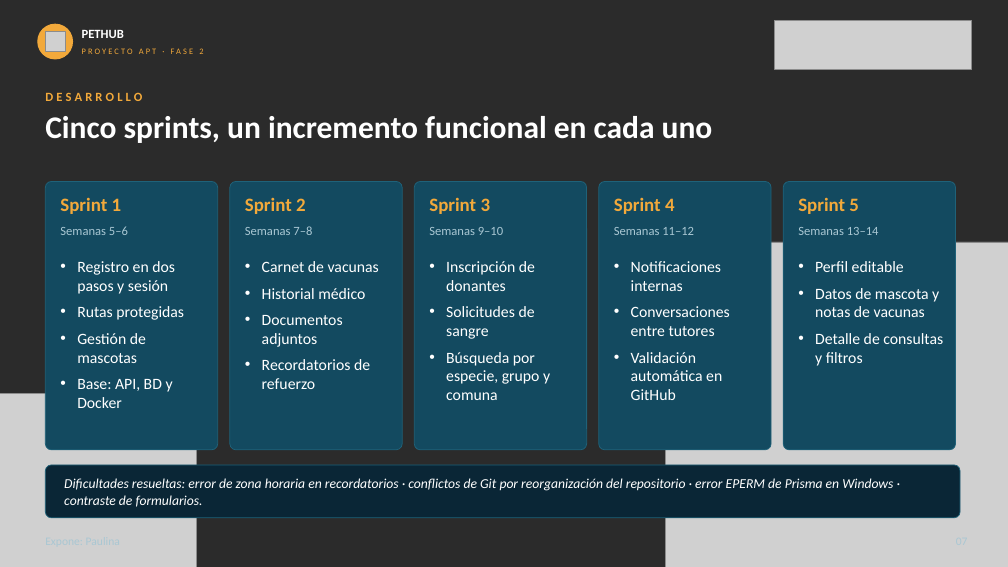
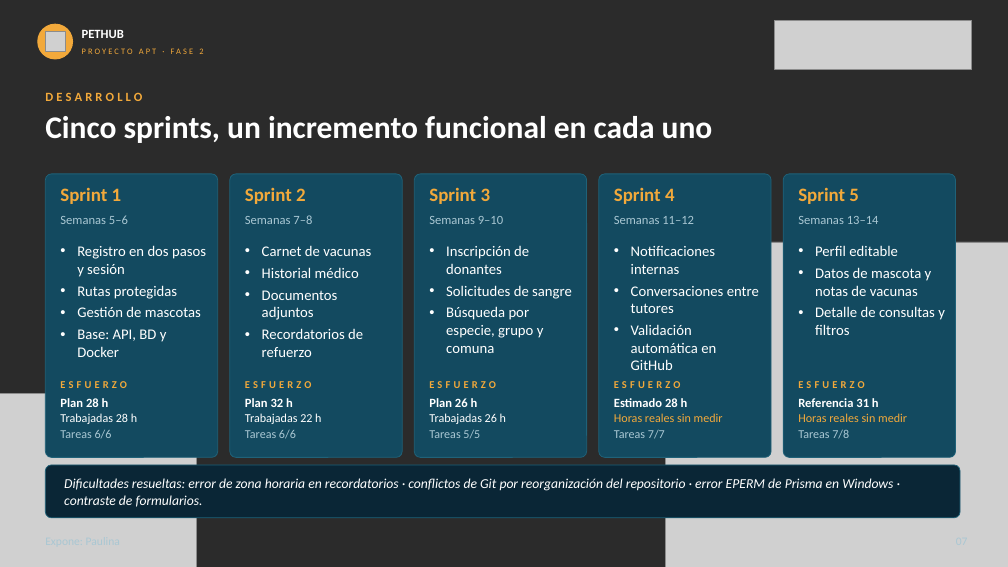
Before and after one commit to Paulinaescuderodiaz/Proyecto-APT, a slide deck: slide 7 of Fase 3/Evidencias Grupales/Presentación Final del proyecto (Español).pptx. Drawn at 1008x567 pixels with LibreOffice and Linux fonts; fonts in the diff are those of the drawing; grey boxes stand for pictures; background and template pictures are left out; a plain dark background stands for a picture behind light text. Boxes give left, top, right and bottom in pixels: in the first picture for what was removed or moved away, otherwise in the second. Text is boxed around its words. In the diff, an @@ line names an element or a change of style, - is before the commit and + after.

```diff
--- a/Fase 3/Evidencias Grupales/Presentación Final del proyecto (Español).pptx
+++ b/Fase 3/Evidencias Grupales/Presentación Final del proyecto (Español).pptx
@@ rounded rectangle: place and size @@
-rounded rectangle at (45, 181, 218, 450)
+rounded rectangle at (45, 174, 218, 457)
@@ rounded rectangle: place and size @@
-rounded rectangle at (414, 181, 587, 450)
+rounded rectangle at (230, 174, 402, 457)
@@ rounded rectangle: place and size @@
-rounded rectangle at (783, 181, 956, 450)
+rounded rectangle at (414, 174, 587, 457)
@@ rounded rectangle: place and size @@
-rounded rectangle at (599, 181, 771, 450)
+rounded rectangle at (599, 174, 771, 457)
@@ rounded rectangle: place and size @@
-rounded rectangle at (230, 181, 402, 450)
+rounded rectangle at (783, 174, 956, 457)
@@ 10 texts: place and size @@
-10 texts at (60, 197, 879, 235)
+10 texts at (60, 187, 879, 224)
@@ text "Registro en dos pasos y ...": place and size @@
-text "Registro en dos pasos y ..." at (77, 261, 184, 408)
+text "Registro en dos pasos y ..." at (77, 245, 206, 357)
@@ text "Carnet de vacunas": place and size @@
-text "Carnet de vacunas" at (262, 261, 379, 389)
+text "Carnet de vacunas" at (262, 245, 371, 357)
@@ size 15 to 14 pt; less space between paragraphs in 5 elements at (77, 245, 206, 357), (631, 246, 759, 370), (815, 245, 945, 335), (262, 245, 371, 357), (446, 246, 572, 353) @@
@@ text "Inscripción de donantes": place and size @@
-text "Inscripción de donantes" at (446, 261, 550, 400)
+text "Inscripción de donantes" at (446, 246, 572, 353)
@@ text "Notificaciones internas": place and size @@
-text "Notificaciones internas" at (631, 261, 730, 400)
+text "Notificaciones internas" at (631, 246, 759, 370)
@@ text "Perfil editable": place and size @@
-text "Perfil editable" at (815, 261, 943, 366)
+text "Perfil editable" at (815, 245, 945, 335)
@@ text added at (60, 381, 127, 388), 10 pt, text #F2A93B, bold @@
+ESFUERZO
@@ text added at (245, 381, 312, 388), 10 pt, text #F2A93B, bold @@
+ESFUERZO
@@ text added at (429, 381, 496, 388), 10 pt, text #F2A93B, bold @@
+ESFUERZO
@@ text added at (614, 381, 681, 388), 10 pt, text #F2A93B, bold @@
+ESFUERZO
@@ text added at (798, 381, 865, 388), 10 pt, text #F2A93B, bold @@
+ESFUERZO
@@ text added at (60, 398, 109, 407), 12 pt, text #FFFFFF, bold @@
+Plan 28 h
@@ text added at (60, 413, 137, 424), 11.5 pt, text #FFFFFF @@
+Trabajadas 28 h
@@ text added at (245, 398, 293, 407), 12 pt, text #FFFFFF, bold @@
+Plan 32 h
@@ text added at (245, 413, 321, 424), 11.5 pt, text #FFFFFF @@
+Trabajadas 22 h
@@ text added at (429, 398, 478, 407), 12 pt, text #FFFFFF, bold @@
+Plan 26 h
@@ text added at (429, 413, 506, 424), 11.5 pt, text #FFFFFF @@
+Trabajadas 26 h
@@ text added at (614, 398, 688, 407), 12 pt, text #FFFFFF, bold @@
+Estimado 28 h
@@ text added at (614, 413, 723, 422), 11.5 pt, text #F2A93B @@
+Horas reales sin medir
@@ text added at (798, 398, 879, 407), 12 pt, text #FFFFFF, bold @@
+Referencia 31 h
@@ text added at (798, 413, 907, 422), 11.5 pt, text #F2A93B @@
+Horas reales sin medir
@@ text added at (60, 430, 112, 438), 11.5 pt, text #A9C7D3 @@
+Tareas 6/6
@@ text added at (245, 430, 296, 439), 11.5 pt, text #A9C7D3 @@
+Tareas 6/6
@@ text added at (429, 430, 480, 438), 11.5 pt, text #A9C7D3 @@
+Tareas 5/5
@@ text added at (614, 430, 665, 439), 11.5 pt, text #A9C7D3 @@
+Tareas 7/7
@@ text added at (798, 429, 849, 439), 11.5 pt, text #A9C7D3 @@
+Tareas 7/8
```
